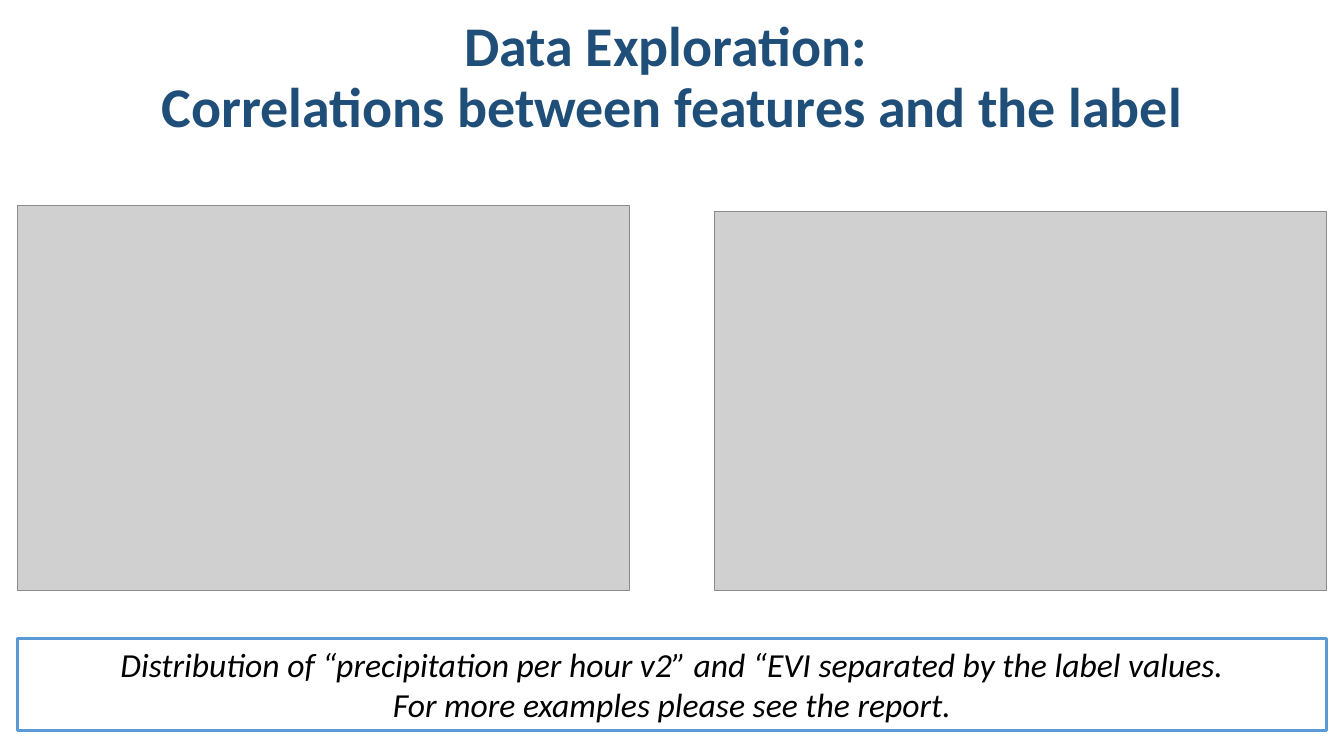
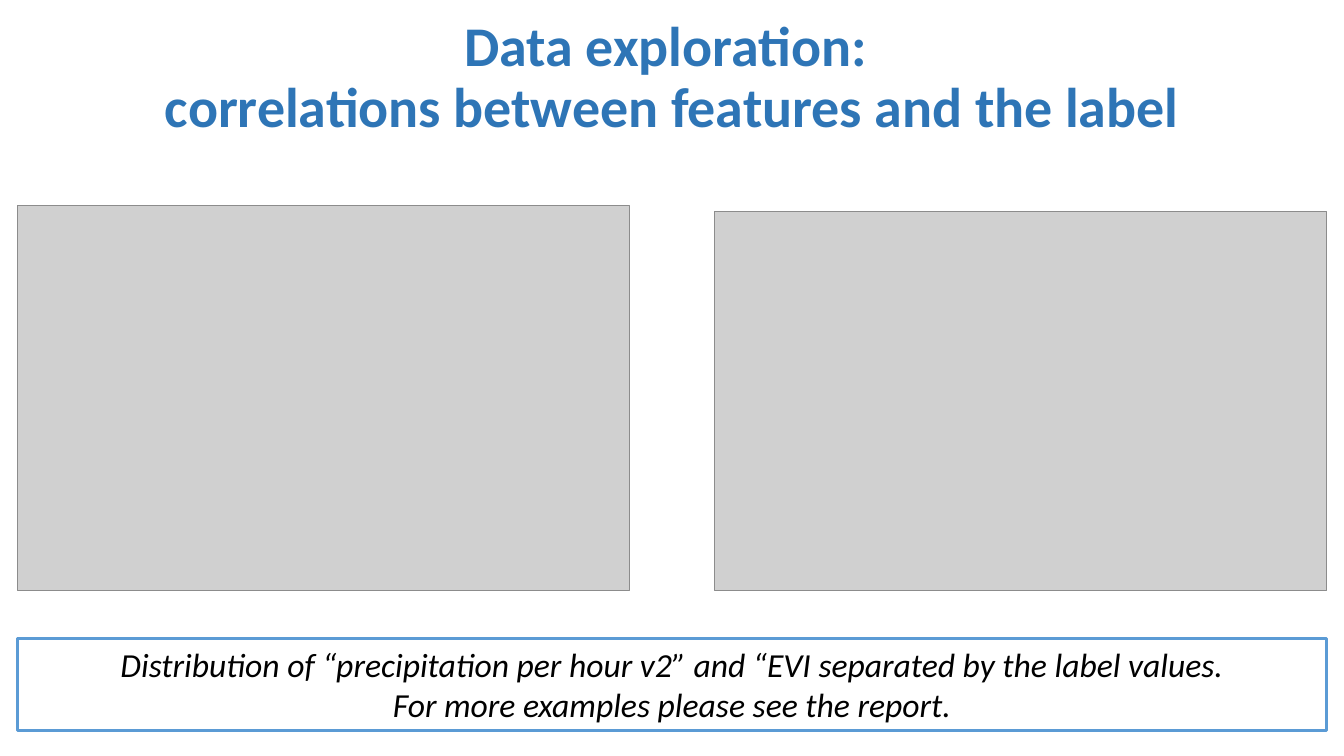
Before and after one commit to rodekruis/IBF-model, a slide deck: slide 7 of drought/skill-assessment/Model Event Data/Presentation/Model_event_data_Uganda.pptx. Drawn at 1344x756 pixels with LibreOffice and Linux fonts; fonts in the diff are those of the drawing; grey boxes stand for pictures. Boxes give left, top, right and bottom in pixels: in the first picture for what was removed or moved away, otherwise in the second. Text is boxed around its words. In the diff, an @@ line names an element or a change of style, - is before the commit and + after.

```diff
--- a/drought/skill-assessment/Model Event Data/Presentation/Model_event_data_Uganda.pptx
+++ b/drought/skill-assessment/Model Event Data/Presentation/Model_event_data_Uganda.pptx
@@ title at [165,26,1178,128]: text changed; text colour #1F4E79 to #2E75B6 @@
-Data Exploration:
-Correlations between features and the label
+Data exploration:
+correlations between features and the label
```
Also in this commit, not shown: 5 other slides changed, 20 slides added, 1 slide removed, 19 other files.
